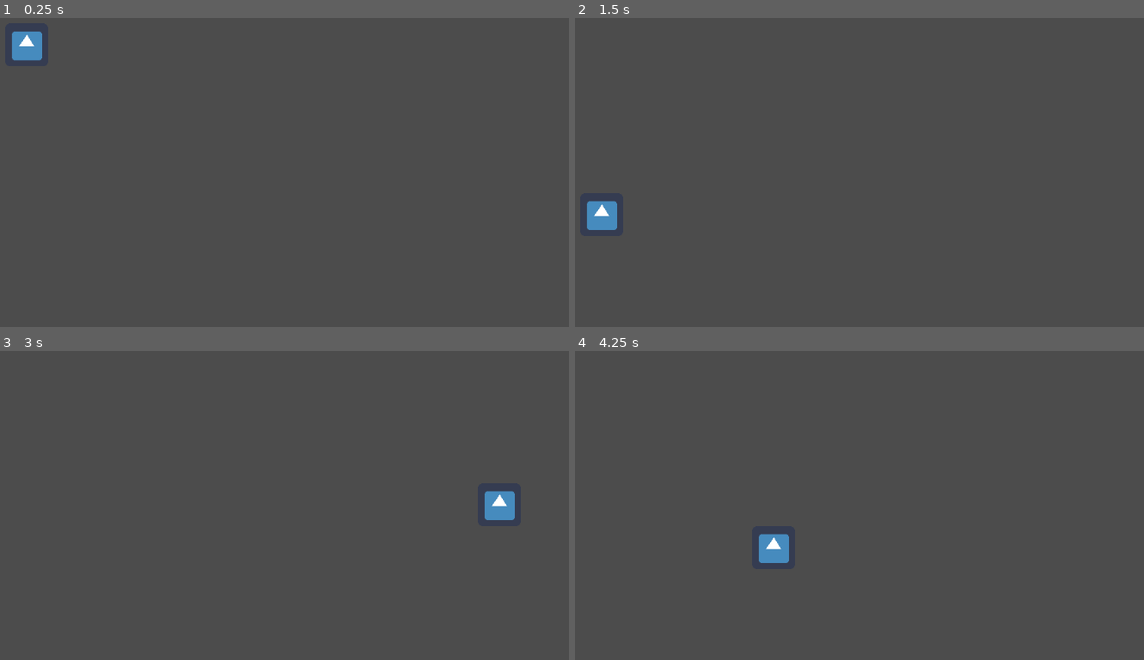
Above: before the commit, frames 1-4 (two rows, left to right).
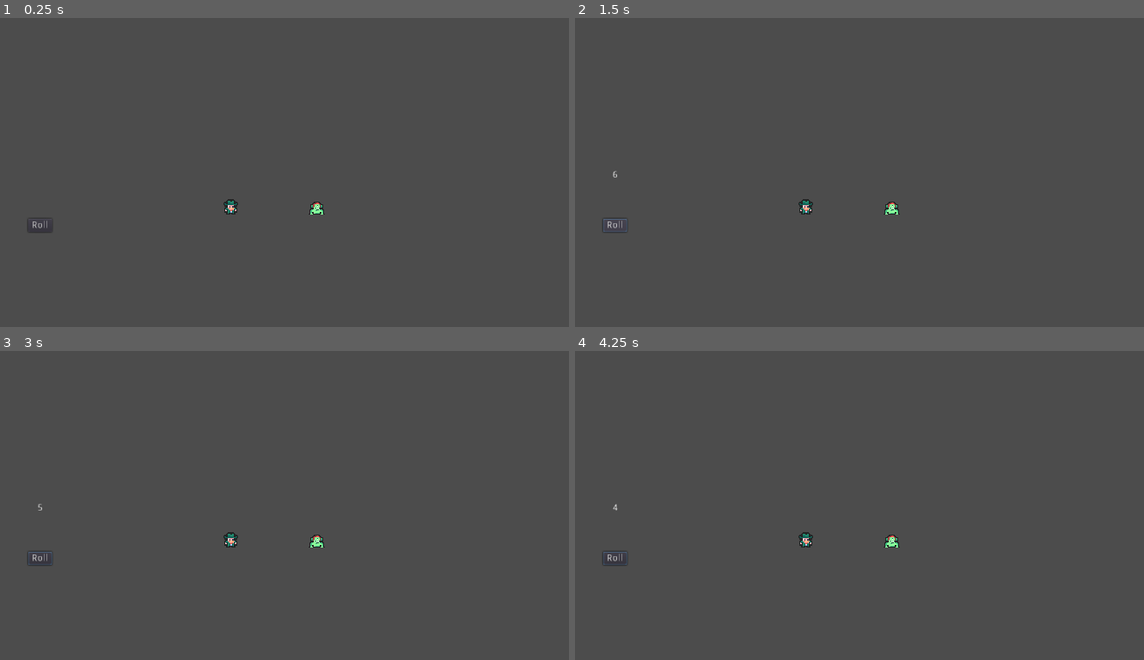
Above: after the commit, the same moments.

Repository: DiamondWarrior2006/GMTK-gamejam-2022
Game: Godot game, scene res://Scenes/test.tscn
The game is run twice, just before and just after one commit, with the same random seed, the same clock (stepped at 60 frames per second) and the same inputs. The engine's default icon, where the game draws it, is replaced by a stand-in: a white triangle on a blue panel in a dark square.
Inputs (mouse positions are in pixels of both pictures, inside the frame that each line leads up to):
- Up to frame 1 (0.25 s): no input
- Up to frame 2 (1.5 s): click (614, 225) at 0.5 s, where only the run after the commit has a clickable "Roll"; click (614, 225) at 1.25 s, where only the run after the commit has a clickable "Roll"
- Up to frame 3 (3 s): click (39, 558) at 2 s, where only the run after the commit has a clickable "Roll"; tap Enter at 2.75 s; move the mouse to (477, 514) at 2.77 s; press the mouse at (477, 514) at 2.78 s
- Up to frame 4 (4.25 s): tap Space at 3.5 s; move the mouse to (762, 554) at 3.52 s; release the mouse at (762, 554) at 3.53 s; click (762, 554) at 3.6 s

The runs differ from the first frame. In frame 1, 0.7% of the frame differs, in the area x 2-58%, y 4-70%; in frame 2, 0.7%; in frame 3, 0.8%; in frame 4, 0.8%, in the area x 4-58%, y 49-70%.

Commit message:
changed player movement and added enemies

Diff:
--- a/Scenes/Player.tscn
+++ b/Scenes/Player.tscn
@@ -1,10 +1,13 @@
-[gd_scene load_steps=4 format=2]
+[gd_scene load_steps=5 format=2]
 
-[ext_resource path="res://icon.png" type="Texture" id=1]
+[ext_resource path="res://Sprites/idk.png" type="Texture" id=1]
 [ext_resource path="res://Scripts/Player.gd" type="Script" id=2]
 
 [sub_resource type="RectangleShape2D" id=1]
-extents = Vector2( 32, 32 )
+extents = Vector2( 11, 12 )
+
+[sub_resource type="Animation" id=2]
+resource_name = "idle"
 
 [node name="Player" type="Area2D"]
 script = ExtResource( 2 )
@@ -14,6 +17,18 @@
 
 [node name="Sprite" type="Sprite" parent="."]
 texture = ExtResource( 1 )
+hframes = 2
 
 [node name="CollisionShape2D" type="CollisionShape2D" parent="."]
+position = Vector2( 0, 4 )
 shape = SubResource( 1 )
+
+[node name="AnimationPlayer" type="AnimationPlayer" parent="."]
+anims/idle = SubResource( 2 )
+
+[node name="AnimationTree" type="AnimationTree" parent="."]
+
+[node name="Tween" type="Tween" parent="."]
+
+[node name="RayCast2D" type="RayCast2D" parent="."]
+enabled = true
--- /dev/null
+++ b/Scenes/UI.tscn
@@ -0,0 +1,25 @@
+[gd_scene load_steps=2 format=2]
+
+[ext_resource path="res://Scripts/UI.gd" type="Script" id=1]
+
+[node name="UI" type="Control"]
+anchor_right = 1.0
+anchor_bottom = 1.0
+script = ExtResource( 1 )
+
+[node name="Button" type="Button" parent="."]
+margin_left = 66.0
+margin_top = 326.0
+margin_right = 102.0
+margin_bottom = 346.0
+text = "Roll"
+
+[node name="Label" type="Label" parent="."]
+margin_left = 64.0
+margin_top = 254.0
+margin_right = 104.0
+margin_bottom = 268.0
+align = 1
+valign = 1
+
+[connection signal="pressed" from="Button" to="." method="_on_Button_pressed"]
--- /dev/null
+++ b/Scenes/enemy.tscn
@@ -0,0 +1,161 @@
+[gd_scene load_steps=12 format=2]
+
+[ext_resource path="res://Sprites/Gobider-Sheet.png" type="Texture" id=1]
+[ext_resource path="res://Sprites/Gobider.png" type="Texture" id=2]
+[ext_resource path="res://Scripts/enemy.gd" type="Script" id=3]
+
+[sub_resource type="Animation" id=1]
+length = 0.001
+tracks/0/type = "value"
+tracks/0/path = NodePath("Sprite:frame")
+tracks/0/interp = 1
+tracks/0/loop_wrap = true
+tracks/0/imported = false
+tracks/0/enabled = true
+tracks/0/keys = {
+"times": PoolRealArray( 0 ),
+"transitions": PoolRealArray( 1 ),
+"update": 0,
+"values": [ 0 ]
+}
+tracks/1/type = "value"
+tracks/1/path = NodePath("Sprite:texture")
+tracks/1/interp = 1
+tracks/1/loop_wrap = true
+tracks/1/imported = false
+tracks/1/enabled = true
+tracks/1/keys = {
+"times": PoolRealArray( 0 ),
+"transitions": PoolRealArray( 1 ),
+"update": 0,
+"values": [ ExtResource( 2 ) ]
+}
+tracks/2/type = "value"
+tracks/2/path = NodePath("Sprite:hframes")
+tracks/2/interp = 1
+tracks/2/loop_wrap = true
+tracks/2/imported = false
+tracks/2/enabled = true
+tracks/2/keys = {
+"times": PoolRealArray( 0 ),
+"transitions": PoolRealArray( 1 ),
+"update": 0,
+"values": [ 4 ]
+}
+
+[sub_resource type="Animation" id=2]
+resource_name = "idle"
+length = 0.001
+tracks/0/type = "value"
+tracks/0/path = NodePath("Sprite:frame")
+tracks/0/interp = 1
+tracks/0/loop_wrap = true
+tracks/0/imported = false
+tracks/0/enabled = true
+tracks/0/keys = {
+"times": PoolRealArray( 0 ),
+"transitions": PoolRealArray( 1 ),
+"update": 1,
+"values": [ 0 ]
+}
+tracks/1/type = "value"
+tracks/1/path = NodePath("Sprite:texture")
+tracks/1/interp = 1
+tracks/1/loop_wrap = true
+tracks/1/imported = false
+tracks/1/enabled = true
+tracks/1/keys = {
+"times": PoolRealArray( 0 ),
+"transitions": PoolRealArray( 1 ),
+"update": 1,
+"values": [ ExtResource( 2 ) ]
+}
+tracks/2/type = "value"
+tracks/2/path = NodePath("Sprite:hframes")
+tracks/2/interp = 1
+tracks/2/loop_wrap = true
+tracks/2/imported = false
+tracks/2/enabled = true
+tracks/2/keys = {
+"times": PoolRealArray( 0 ),
+"transitions": PoolRealArray( 1 ),
+"update": 1,
+"values": [ 1 ]
+}
+
+[sub_resource type="Animation" id=3]
+resource_name = "move"
+length = 0.4
+loop = true
+tracks/0/type = "value"
+tracks/0/path = NodePath("Sprite:texture")
+tracks/0/interp = 1
+tracks/0/loop_wrap = true
+tracks/0/imported = false
+tracks/0/enabled = true
+tracks/0/keys = {
+"times": PoolRealArray( 0 ),
+"transitions": PoolRealArray( 1 ),
+"update": 1,
+"values": [ ExtResource( 1 ) ]
+}
+tracks/1/type = "value"
+tracks/1/path = NodePath("Sprite:hframes")
+tracks/1/interp = 1
+tracks/1/loop_wrap = true
+tracks/1/imported = false
+tracks/1/enabled = true
+tracks/1/keys = {
+"times": PoolRealArray( 0 ),
+"transitions": PoolRealArray( 1 ),
+"update": 1,
+"values": [ 4 ]
+}
+tracks/2/type = "value"
+tracks/2/path = NodePath("Sprite:frame")
+tracks/2/interp = 1
+tracks/2/loop_wrap = true
+tracks/2/imported = false
+tracks/2/enabled = true
+tracks/2/keys = {
+"times": PoolRealArray( 0, 0.1, 0.2, 0.3 ),
+"transitions": PoolRealArray( 1, 1, 1, 1 ),
+"update": 1,
+"values": [ 0, 1, 2, 3 ]
+}
+
+[sub_resource type="AnimationNodeAnimation" id=4]
+animation = "idle"
+
+[sub_resource type="AnimationNodeAnimation" id=5]
+animation = "move"
+
+[sub_resource type="AnimationNodeStateMachineTransition" id=6]
+
+[sub_resource type="AnimationNodeStateMachine" id=7]
+states/idle/node = SubResource( 4 )
+states/idle/position = Vector2( 374, 54 )
+states/move/node = SubResource( 5 )
+states/move/position = Vector2( 627, 68 )
+transitions = [ "idle", "move", SubResource( 6 ) ]
+start_node = "idle"
+
+[sub_resource type="AnimationNodeStateMachinePlayback" id=8]
+
+[node name="enemy" type="Area2D"]
+script = ExtResource( 3 )
+
+[node name="Sprite" type="Sprite" parent="."]
+texture = ExtResource( 2 )
+hframes = 4
+
+[node name="AnimationPlayer" type="AnimationPlayer" parent="."]
+anims/RESET = SubResource( 1 )
+anims/idle = SubResource( 2 )
+anims/move = SubResource( 3 )
+
+[node name="AnimationTree" type="AnimationTree" parent="."]
+tree_root = SubResource( 7 )
+anim_player = NodePath("../AnimationPlayer")
+active = true
+parameters/playback = SubResource( 8 )
--- a/Scenes/test.tscn
+++ b/Scenes/test.tscn
@@ -1,6 +1,9 @@
-[gd_scene load_steps=4 format=2]
+[gd_scene load_steps=7 format=2]
 
 [ext_resource path="res://Scenes/Player.tscn" type="PackedScene" id=1]
+[ext_resource path="res://Scenes/enemy.tscn" type="PackedScene" id=2]
+[ext_resource path="res://Scripts/test.gd" type="Script" id=3]
+[ext_resource path="res://Scenes/UI.tscn" type="PackedScene" id=4]
 
 [sub_resource type="Shader" id=1]
 code = "shader_type canvas_item;
@@ -22,13 +25,17 @@
 shader = SubResource( 1 )
 shader_param/columns = 16.0
 shader_param/rows = 9.0
-shader_param/border_width = 0.026
+shader_param/border_width = 0.016
 shader_param/border_color = null
 
 [node name="test" type="Node2D"]
+script = ExtResource( 3 )
+
+[node name="enemy" parent="." instance=ExtResource( 2 )]
+position = Vector2( 486, 285 )
 
 [node name="Player" parent="." instance=ExtResource( 1 )]
-position = Vector2( 64, 67 )
+position = Vector2( 338, 287 )
 
 [node name="ColorRect" type="ColorRect" parent="."]
 visible = false
@@ -39,3 +46,9 @@
 __meta__ = {
 "_edit_lock_": true
 }
+
+[node name="CanvasLayer" type="CanvasLayer" parent="."]
+
+[node name="UI" parent="CanvasLayer" instance=ExtResource( 4 )]
+
+[connection signal="rolled" from="CanvasLayer/UI" to="." method="_on_UI_rolled"]
--- a/Scripts/Player.gd
+++ b/Scripts/Player.gd
@@ -1,11 +1,43 @@
 extends Area2D
 
+onready var tween = $Tween
+onready var ray = $RayCast2D
 
-var tile_size = 64
+export var move_amount = 0
+export var speed = 5
 
 
-func _unhandled_input(event):
-	if event.is_action_pressed("move"):
-		var mouse_pos: Vector2 = get_global_mouse_position()
+var tile_size = 32
+var inputs = {"right": Vector2.RIGHT,
+			"left": Vector2.LEFT,
+			"up": Vector2.UP,
+			"down": Vector2.DOWN}
 
-		position = Vector2(stepify(mouse_pos.x, tile_size), stepify(mouse_pos.y, tile_size))
+
+func _ready():
+	position = position.snapped(Vector2.ONE * tile_size)
+	position += Vector2.ONE * tile_size/2
+
+func _process(delta):
+# use this if you want to only move on keypress
+# func _unhandled_input(event):
+	if tween.is_active():
+		return
+	if move_amount != 0:
+		for dir in inputs.keys():
+				if Input.is_action_pressed(dir):
+					move(dir)
+
+
+func move(dir):
+	ray.cast_to = inputs[dir] * tile_size
+	ray.force_raycast_update()
+	if !ray.is_colliding():
+		move_tween(inputs[dir])
+
+
+func move_tween(dir):
+	tween.interpolate_property(self, "position",
+		position, position + dir * tile_size,
+		1.0/speed, Tween.TRANS_SINE, Tween.EASE_IN_OUT)
+	tween.start()
--- /dev/null
+++ b/Scripts/UI.gd
@@ -0,0 +1,15 @@
+extends Control
+
+signal rolled()
+
+var rng = RandomNumberGenerator.new()
+
+func _ready():
+	pass
+
+
+func _on_Button_pressed():
+	rng.randomize()
+	var rolled_number = rng.randf_range(1, 6)
+	$Label.text = String(round(rolled_number))
+	emit_signal("rolled")
--- /dev/null
+++ b/Scripts/enemy.gd
@@ -0,0 +1,9 @@
+extends Area2D
+
+
+var tile_size = 32
+
+
+func _ready():
+	position = position.snapped(Vector2.ONE * tile_size)
+	position += Vector2.ONE * tile_size/2
--- /dev/null
+++ b/Scripts/test.gd
@@ -0,0 +1,20 @@
+extends Node2D
+
+
+# Declare member variables here. Examples:
+# var a = 2
+# var b = "text"
+
+
+# Called when the node enters the scene tree for the first time.
+func _ready():
+	pass # Replace with function body.
+
+
+# Called every frame. 'delta' is the elapsed time since the previous frame.
+#func _process(delta):
+#	pass
+
+
+func _on_UI_rolled():
+	pass
Binary file added: Sprites/Gobider-Sheet.png
Not shown, added: Sprites/Gobider-Sheet.png.import
Binary file added: Sprites/Gobider.png
Not shown, added: Sprites/Gobider.png.import
Binary file added: Sprites/idk.png
Not shown, added: Sprites/idk.png.import
